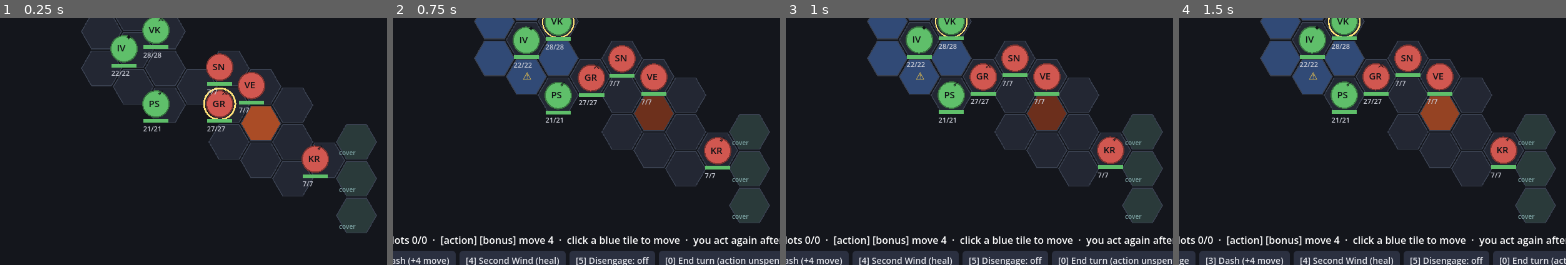
Above: before the commit, frames 1-4 (left to right).
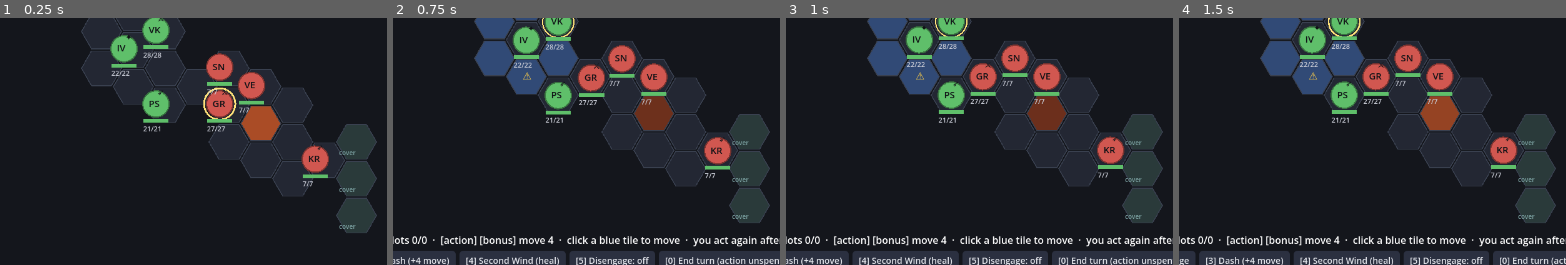
Above: after the commit, the same moments.

Repository: EgecanOzcakar/sorcmerc
Game: Godot game, scene res://scenes/main.tscn
Two runs of this game, one before a commit and one after it. Both use one fixed random seed, a clock stepped at 60 frames per second and the inputs below.
Inputs (mouse positions are % of the whole screen's width and height, from its top left):
- Up to frame 1 (0.25 s): no input
- Up to frame 2 (0.75 s): tap Enter at 0.5 s; drag from (51, 49) to (62, 27) at 0.52 s
- Up to frame 3 (1 s): no input
- Up to frame 4 (1.5 s): click "[2] Dodge" at 1.25 s
The pictures show only the part of the screen within x 22-72%, y 48-98%; the shares and areas given below are measured in that part.

Frames 1-2 are identical in both runs. In frame 3, 0.1% of the frame differs, in the area x 45-55%, y 3-35%; in frame 4, nothing differs.

Commit message:
U7: hover stat card
Hovering a token in idle mode shows a small card anchored beside it: name,
effective AC / HP, speed and region, active statuses (prone, hidden,
dodging, helped, down, cover) and kit (Sneak Attack, Nimble Escape,
Cunning Action, Second Wind, Action Surge, Surprise Attack, spells).

Co-Authored-By: Claude Sonnet 5 <noreply@anthropic.com>

Diff:
--- a/scenes/main.gd
+++ b/scenes/main.gd
@@ -421,8 +421,7 @@
 
 func board_hex_hovered(hx: Vector2i) -> void:
 	_hover_hex = hx
-	if _mode == "cone" or _mode == "target":
-		_board.queue_redraw()
+	_board.queue_redraw()
 
 func board_cancel() -> void:
 	if _mode != "idle" and cb and not cb.is_over() and cb.current().team == "party":
@@ -868,6 +867,53 @@
 			draw_string(ThemeDB.fallback_font, Vector2(anchor.x - total_w / 2.0, anchor.y - 6),
 				verdict, HORIZONTAL_ALIGNMENT_LEFT, -1, int(15 * fz), vcol)
 
+		# --- hover stat card ------------------------------------------
+		if main._mode == "idle":
+			for c in cb.combatants:
+				if c.pos == _hover and not c.is_dead():
+					_stat_card(c, fz)
+					break
+
+	func _stat_card(c, fz: float) -> void:
+		var lines: Array = [
+			c.cname,
+			"AC %d   HP %d/%d" % [cb.effective_ac(c), c.hp, c.max_hp],
+			"speed %d   %s" % [c.speed, cb.region_at(c.pos)],
+		]
+		var st: Array = []
+		for s in ["prone", "hidden", "dodging", "helped"]:
+			if c.has(s): st.append(s)
+		if c.is_down(): st.append("down %d/%d" % [c.death_s, c.death_f])
+		if cb.is_cover(c.pos): st.append("cover")
+		if not st.is_empty(): lines.append(" · ".join(st))
+		var kit: Array = []
+		if c.sneak_attack != "": kit.append("Sneak Attack")
+		if c.nimble_escape: kit.append("Nimble Escape")
+		if c.cunning_action: kit.append("Cunning Action")
+		if c.second_wind != "": kit.append("Second Wind")
+		if c.action_surge: kit.append("Action Surge")
+		if c.surprise_attack != "": kit.append("Surprise Attack")
+		for sp in c.spells: kit.append(sp.capitalize().replace("_", " "))
+		if not kit.is_empty(): lines.append(", ".join(kit))
+
+		var fs := int(12 * clampf(fz, 0.9, 1.3))
+		var pad := 8.0
+		var w := 0.0
+		for l in lines:
+			w = maxf(w, ThemeDB.fallback_font.get_string_size(l, HORIZONTAL_ALIGNMENT_LEFT, -1, fs).x)
+		var lh := fs + 5.0
+		var box := Vector2(w + pad * 2, lines.size() * lh + pad * 2)
+		var p: Vector2 = _tok.get(c.id, _pix(c.pos)) + Vector2(main.hex_px * 0.8, -box.y * 0.5)
+		p.x = clampf(p.x, 4, size.x - box.x - 4)
+		p.y = clampf(p.y, 4, size.y - box.y - 4)
+		draw_rect(Rect2(p, box), Color(0.05, 0.06, 0.09, 0.94))
+		draw_rect(Rect2(p, box), Color("6f5a30"), false, 1.0)
+		for i in lines.size():
+			var col := Color("f0e6cf") if i == 0 else Color("c2c5cf")
+			if i == lines.size() - 1 and not lines[i].begins_with(c.cname): col = Color("8fb7d8")
+			draw_string(ThemeDB.fallback_font, p + Vector2(pad, pad + fs + i * lh),
+				lines[i], HORIZONTAL_ALIGNMENT_LEFT, -1, fs, col)
+
 	func _initials(nm: String) -> String:
 		var w := nm.split(" ", false)
 		if w.size() >= 2:
--- a/tests/shot.gd
+++ b/tests/shot.gd
@@ -14,6 +14,13 @@
 	for i in 20:
 		await process_frame
 	await create_timer(0.8).timeout
+	if OS.get_environment("SHOT_HOVER") != "":
+		var c = main.cb.combatants[int(OS.get_environment("SHOT_HOVER"))]
+		var ev := InputEventMouseMotion.new()
+		ev.position = main._board._pix(c.pos)
+		main._board._gui_input(ev)
+		main._board.queue_redraw()
+		await process_frame
 	RenderingServer.force_draw()
 	await process_frame
 	var img := root.get_viewport().get_texture().get_image()
